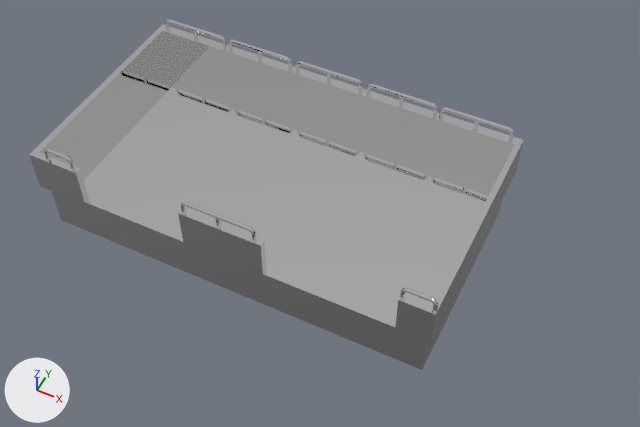
An edit to the FBX model Assets/Models/Road/Winter/Turnaround.fbx, drawn before and after from the same camera.
The view is the same before and after, from a 50 mm lens placed at (44.0, -77.9, 89.8), pointed at (7.3, -4.3, -2.1). Arrows for +X, +Y and +Z are at lower left; the lights stay in place. The picture after the commit comes second. Where no turn or scale is listed for an object, it has been applied to the vertices.

Names of what the first picture shows: 'Exterior', 'Surface'.
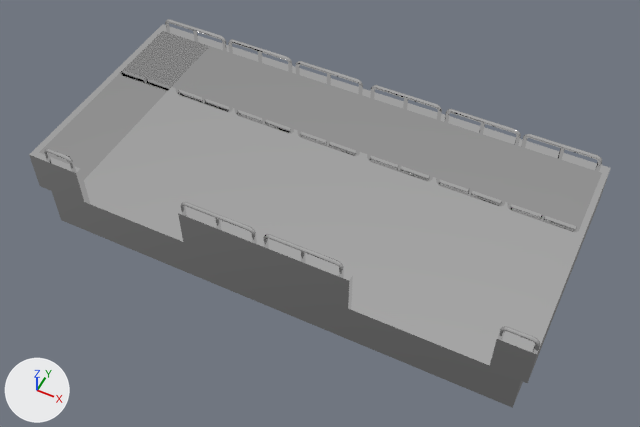
The newer file is also turned or shifted as a whole; pictures and numbers use the older file's frame.

What differs and where, as boxes (x1, y1, x2, y2) in the pictures (640 x 427 px; the box of a moved part takes in the faces that stretch with it):
'Surface', reshaped (21% wider, 15% taller)
    before: (67, 60, 501, 327)
    after: (67, 60, 591, 366)
'Exterior', reshaped (18% wider, 11% taller)
    before: (29, 19, 524, 370)
    after: (29, 19, 611, 408)
part 1 of me_plane_004, moved or reshaped
    before: (263, 269, 396, 327)
    after: (348, 303, 491, 366)
part 2 of me_plane_004, moved or reshaped
    before: (254, 152, 501, 321)
    after: (254, 152, 591, 359)
part 3 of me_plane_002, added
    after: (263, 234, 344, 276)
part 4 of me_plane_002, moved or reshaped
    before: (258, 84, 524, 370)
    after: (258, 85, 611, 408)

The change, as a diff of the scene's bpy script:
```diff
--- a/Assets/Models/Road/Winter/Turnaround.fbx.py
+++ b/Assets/Models/Road/Winter/Turnaround.fbx.py
@@ me_plane_004 @@
 # used by ob_surface; location = (0.0, 0.0, 0.0)
 # before: 9 (28.5, -17.8, 0.3), 11 (28.5, 12.4, 0.3), 14 (6.3, -17.8, 0.3) at pixel (266, 268), 15 (6.3, 12.4, 0.3) at pixel (364, 125), 18 (24.7, -17.8, 0.3)
 # before: 19 (24.7, 12.4, 0.3) at pixel (482, 164), 21 (28.5, 0.3, 0.3), 23 (6.3, 0.3, 0.3) at pixel (328, 178), 25 (24.7, 0.3, 0.3) at pixel (451, 222)
-me_plane_004.from_pydata(...)  # 26 vertices, 12 faces; spans x -28.4..28.5, y -18.7..12.4, z 0.3
+me_plane_004.from_pydata(...)  # 26 vertices, 12 faces; spans x -28.4..40.6, y -18.7..12.4, z 0.3
+# me_plane_004 part 1: the loose piece of 4 vertices spanning x 6.3..24.7, y -18.7..-17.8, z 0.3 is moved by (12.0, 0.0, 0.0)
+# me_plane_004 part 2
+for i in [9, 11, 14, 15, 18, 19, 21, 23, 25]: me_plane_004.vertices[i].co += Vector((12.0, 0.0, 0.0))
 me_plane_004.materials.append(mat_imphenziapixpal_001)
@@ me_plane_002 @@
 # used by ob_exterior; location = (0.0, 0.0, 0.0)
-me_plane_002.from_pydata(...)  # 1542 vertices, 1412 faces; spans x -29.3..29.3, y -18.7..13.9, z -7.9..7.9
+me_plane_002.from_pydata(...)  # 1898 vertices, 1734 faces; spans x -29.3..41.4, y -18.7..13.9, z -7.9..7.9
+# me_plane_002 part 3: the loose piece of 178 vertices spanning x -5.4..5.4, y -18.5..-17.9, z 5.8..7.9 is copied, and the copy is moved by (11.9, 0.0, 0.0); it spans x 6.5..17.3, y -18.5..-17.9, z 5.8..7.9
+# me_plane_002 part 4: 582 vertices moved from x 6.1..29.3, y -18.7..13.9, z -7.9..7.9 to x 18.1..41.4, y -18.7..13.9, z -7.9..7.9; 178 vertices added at x 6.7..29.5, y 12.8..13.4, z 5.8..7.9
 me_plane_002.materials.append(mat_imphenziapixpal_001)
```
